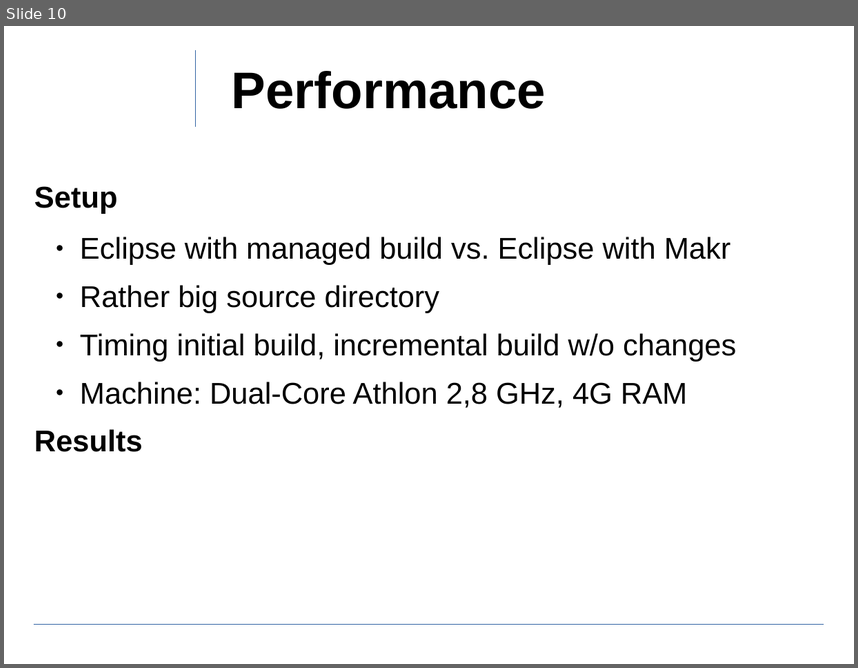
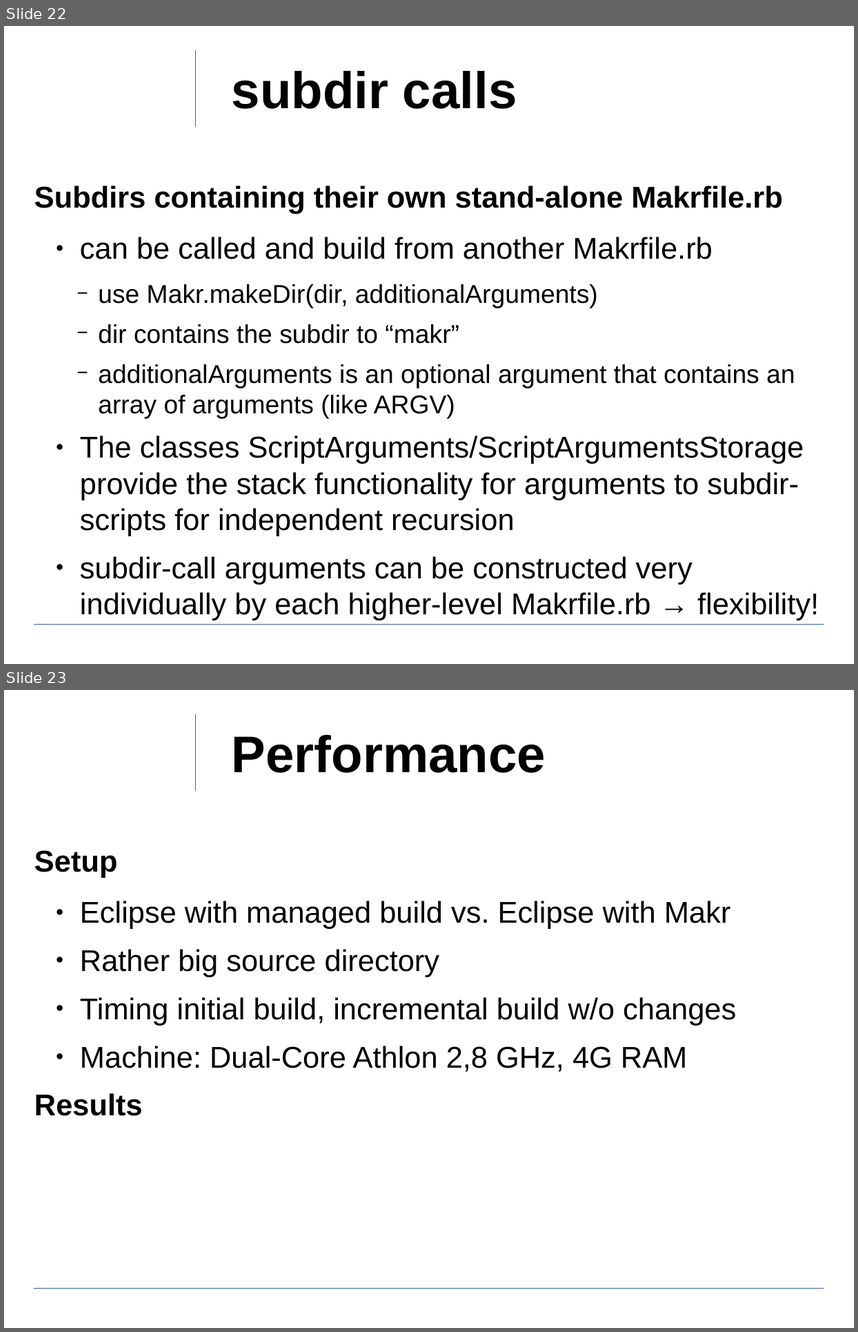
Before and after one commit to ewuenf/Makr, a slide deck: doc/concepts/Makr_Concepts.01.odp. Shown one above the other, each under a label of ours: slide 10 before the commit, slides 22 and 23 after it. The pictures are 858x668 and 858x1332 pixels, drawn with LibreOffice and Linux fonts; fonts in the diff are those of the drawing; background and template pictures are left out. Boxes give left, top, right and bottom in pixels: in the first picture for what was removed or moved away, otherwise in the second. Text is boxed around its words. In the diff, an @@ line names an element or a change of style, - is before the commit and + after.

```diff
--- a/doc/concepts/Makr_Concepts.01.odp
+++ b/doc/concepts/Makr_Concepts.01.odp
@@ slide 22 added at [4, 26, 854, 664], background #FFFFFF; not listed: 2 template elements that a slide beside it also shows @@
@@ title added at [232, 71, 517, 109], 48 pt, text #000000, bold @@
+subdir calls
@@ text added at [34, 185, 804, 615], 28 pt, text #000000 @@
+Subdirs containing their own stand-alone Makrfile.rb
+  ● can be called and build from another Makrfile.rb
+    − use Makr.makeDir(dir, additionalArguments)
+    − dir contains the subdir to “makr”
+    − additionalArguments is an optional argument that contains an array of arguments (like ARGV)
+  ● The classes ScriptArguments/ScriptArgumentsStorage provide the stack functionality for arguments to subdir-scripts for independent recursion
+  ● subdir-call arguments can be constructed very individually by each higher-level Makrfile.rb → flexibility!
@@ what was slide 10 is now slide 23 @@
```
Also in this commit, not shown: 8 slides changed, 13 other slides added.
